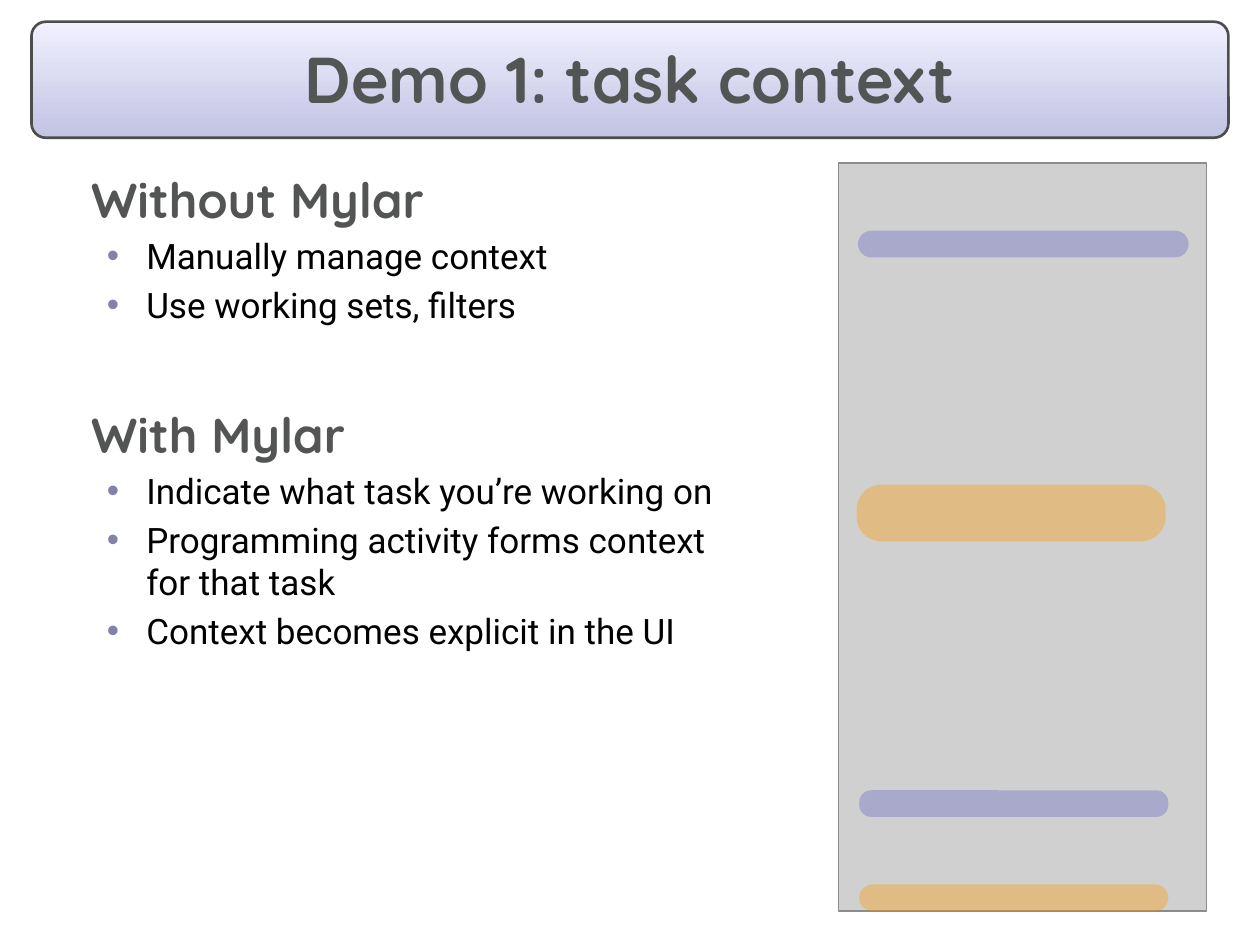
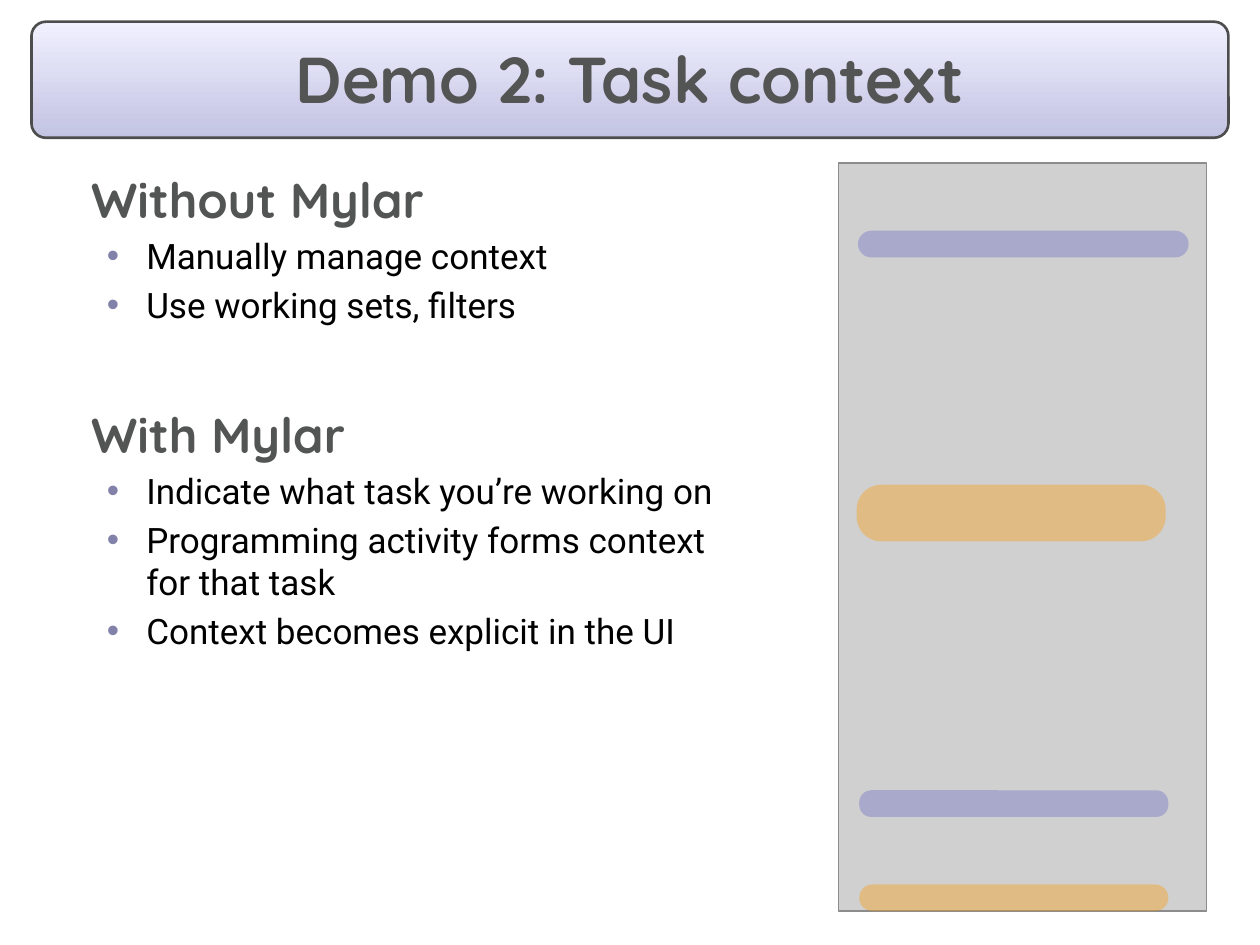
Before and after one commit to eclipse-mylyn/mylyn-website, a slide deck: slide 7 of publications/2006-10-mylar-webinar.ppt (slide 5 before the commit). Drawn at 1260x945 pixels with LibreOffice and Linux fonts; fonts in the diff are those of the drawing; grey boxes stand for pictures. Boxes give left, top, right and bottom in pixels: in the first picture for what was removed or moved away, otherwise in the second. Text is boxed around its words. In the diff, an @@ line names an element or a change of style, - is before the commit and + after.

```diff
--- a/publications/2006-10-mylar-webinar.ppt
+++ b/publications/2006-10-mylar-webinar.ppt
@@ title at box(296, 55, 964, 104): text changed @@
-Demo 1: task context
+Demo 2: Task context
```
Also in this commit, not shown: 9 other slides changed, 3 slides added, 4 slides removed, 1 other file.
